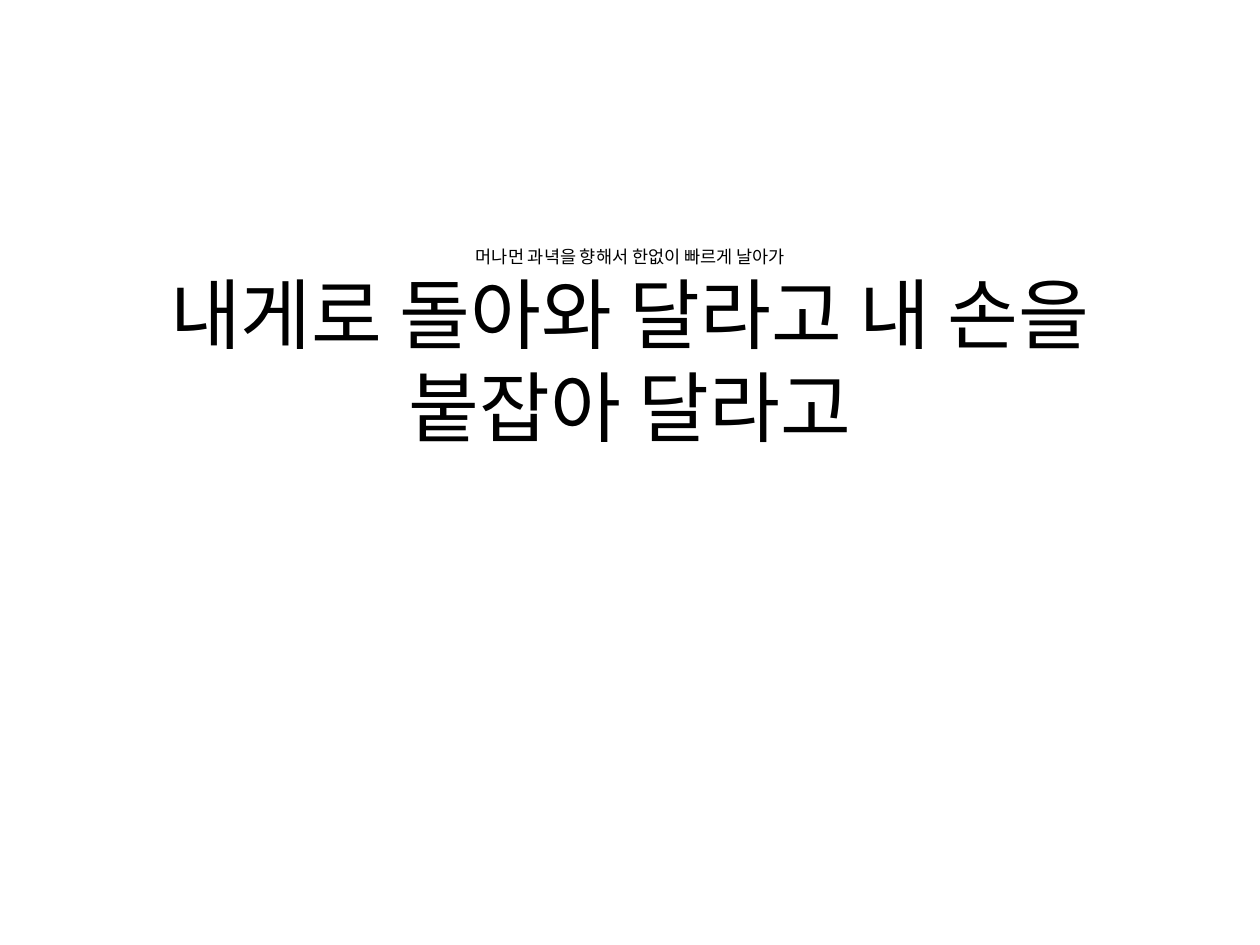
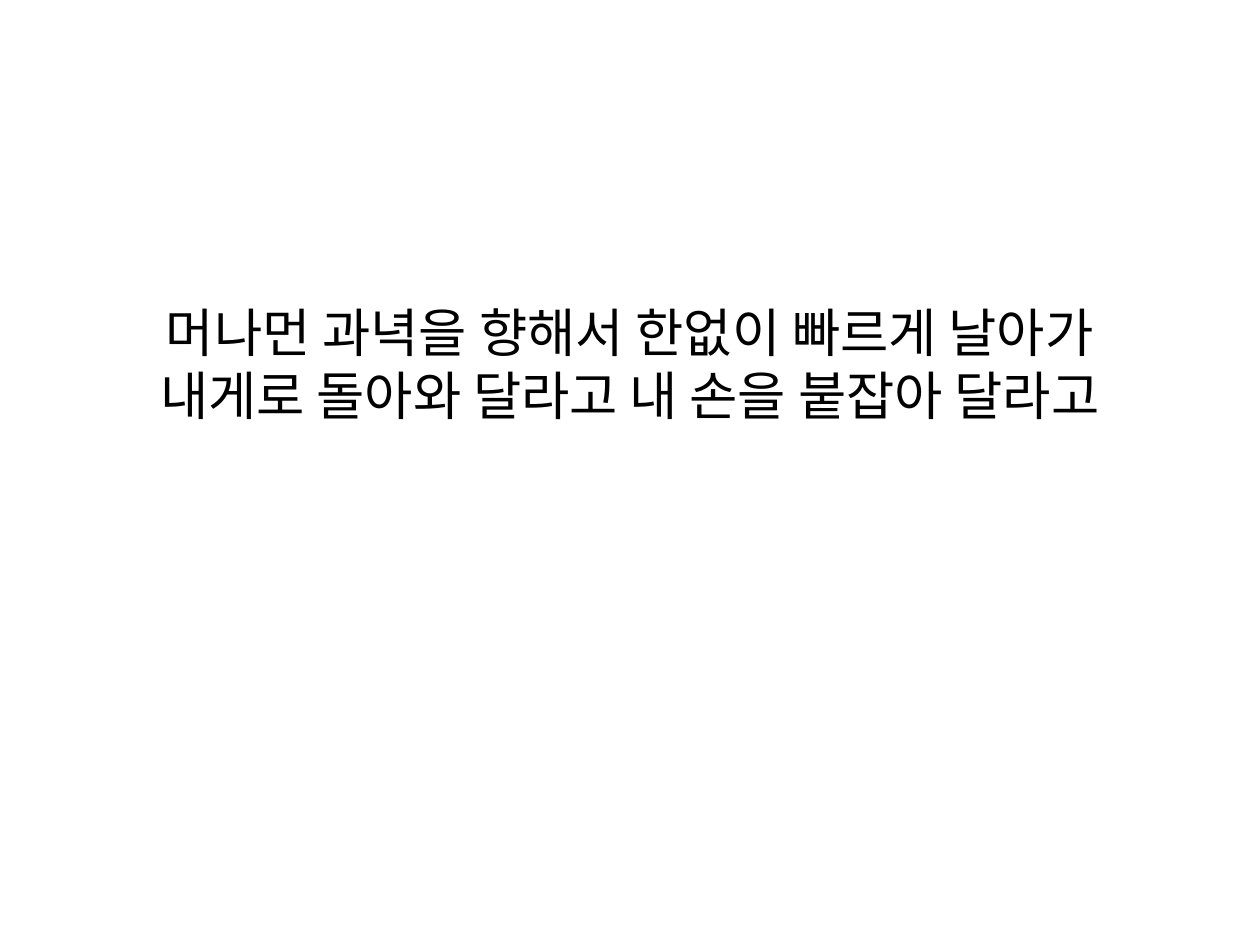
Before and after one commit to everydayday/pptTransform, a slide deck: slide 23 of Slide/add all slides1.pptx. Drawn at 1260x945 pixels with LibreOffice and Linux fonts; fonts in the diff are those of the drawing. Boxes give left, top, right and bottom in pixels: in the first picture for what was removed or moved away, otherwise in the second. Text is boxed around its words. In the diff, an @@ line names an element or a change of style, - is before the commit and + after.

```diff
--- a/Slide/add all slides1.pptx
+++ b/Slide/add all slides1.pptx
@@ title at [160,308,1100,419]: text changed; size 10 to 30 pt @@
-머나먼 과녁을 향해서 한없이 빠르게 날아가
-내게로 돌아와 달라고 내 손을 붙잡아 달라고
+머나먼 과녁을 향해서 한없이 빠르게 날아가
+내게로 돌아와 달라고 내 손을 붙잡아 달라고
```
Also in this commit, not shown: 39 other slides changed, 3 other files.
